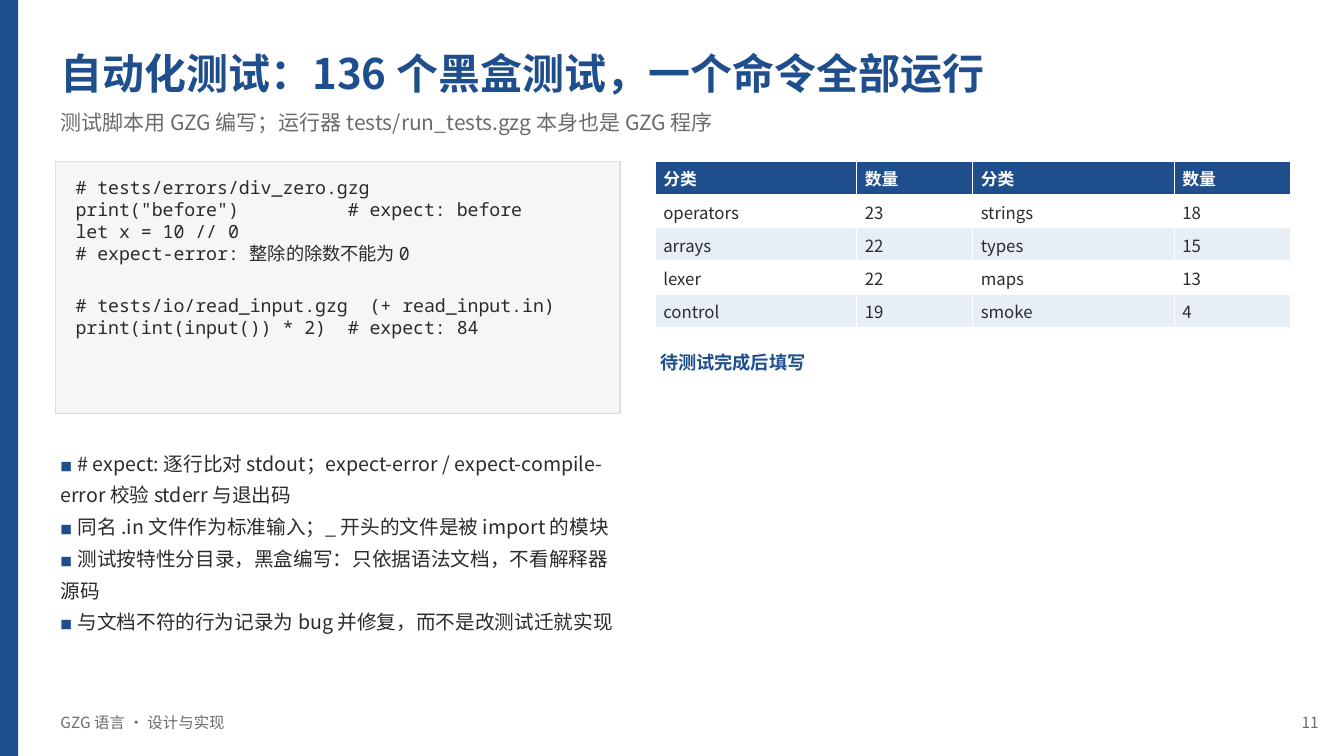
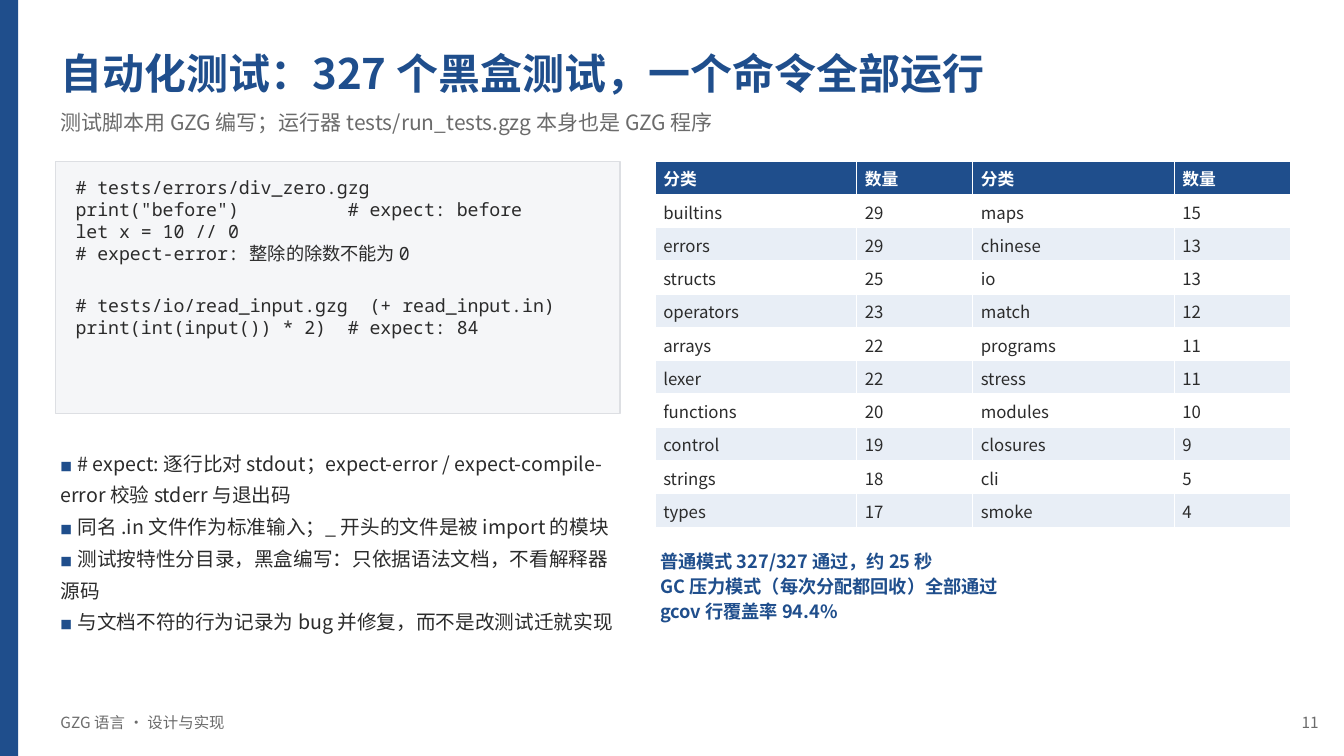
Before and after one commit to Lazyy-star/gzg-lang, a slide deck: slide 11 of docs/GZG语言介绍.pptx. Drawn at 1344x756 pixels with LibreOffice and Linux fonts; fonts in the diff are those of the drawing. Boxes give left, top, right and bottom in pixels: in the first picture for what was removed or moved away, otherwise in the second. Text is boxed around its words. In the diff, an @@ line names an element or a change of style, - is before the commit and + after.

```diff
--- a/docs/GZG语言介绍.pptx
+++ b/docs/GZG语言介绍.pptx
@@ text at bbox=[60, 53, 984, 95]: text changed @@
-自动化测试：136 个黑盒测试，一个命令全部运行
+自动化测试：327 个黑盒测试，一个命令全部运行
@@ table at bbox=[655, 161, 1291, 527] @@
-row 2: operators | 23 | strings | 18
-row 3: arrays | 22 | types | 15
-row 4: lexer | 22 | maps | 13
-row 5: control | 19 | smoke | 4
+row 2: builtins | 29 | maps | 15
+row 3: errors | 29 | chinese | 13
+row 4: structs | 25 | io | 13
+row 5: operators | 23 | match | 12
+row 6: arrays | 22 | programs | 11
+row 7: lexer | 22 | stress | 11
+row 8: functions | 20 | modules | 10
+row 9: control | 19 | closures | 9
+row 10: strings | 18 | cli | 5
+row 11: types | 17 | smoke | 4
@@ text removed at bbox=[660, 353, 805, 371] @@
-待测试完成后填写
@@ text added at bbox=[660, 552, 998, 623], 13 pt, text #1F4E8C, bold @@
+普通模式 327/327 通过，约 25 秒
+GC 压力模式（每次分配都回收）全部通过
+gcov 行覆盖率 94.4%
```
Also in this commit, not shown: 11 other slides changed, 3 other files.
